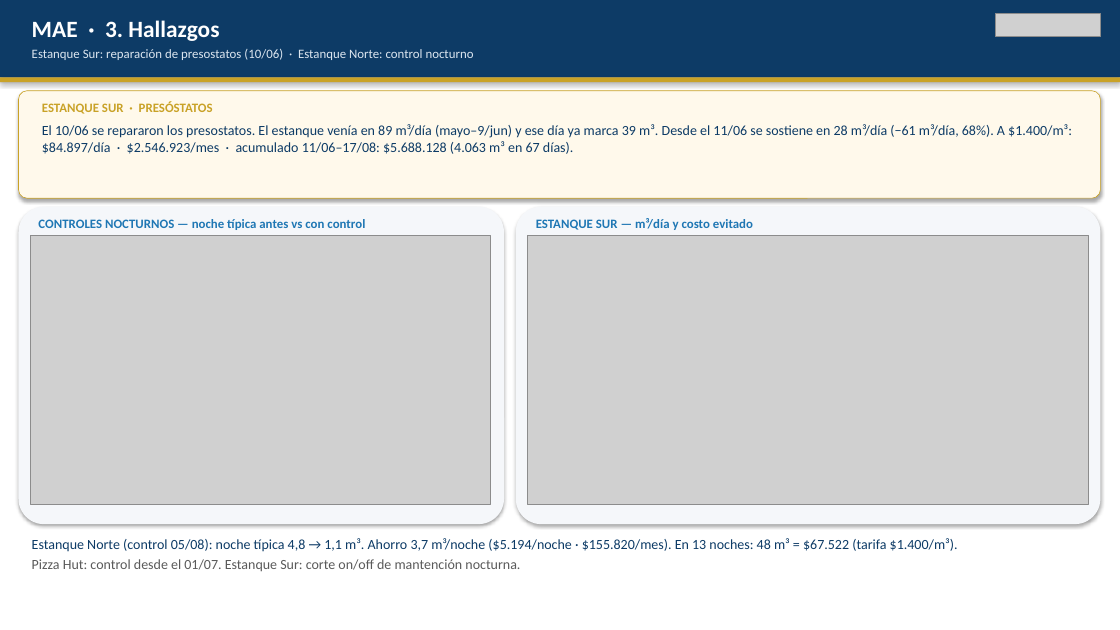
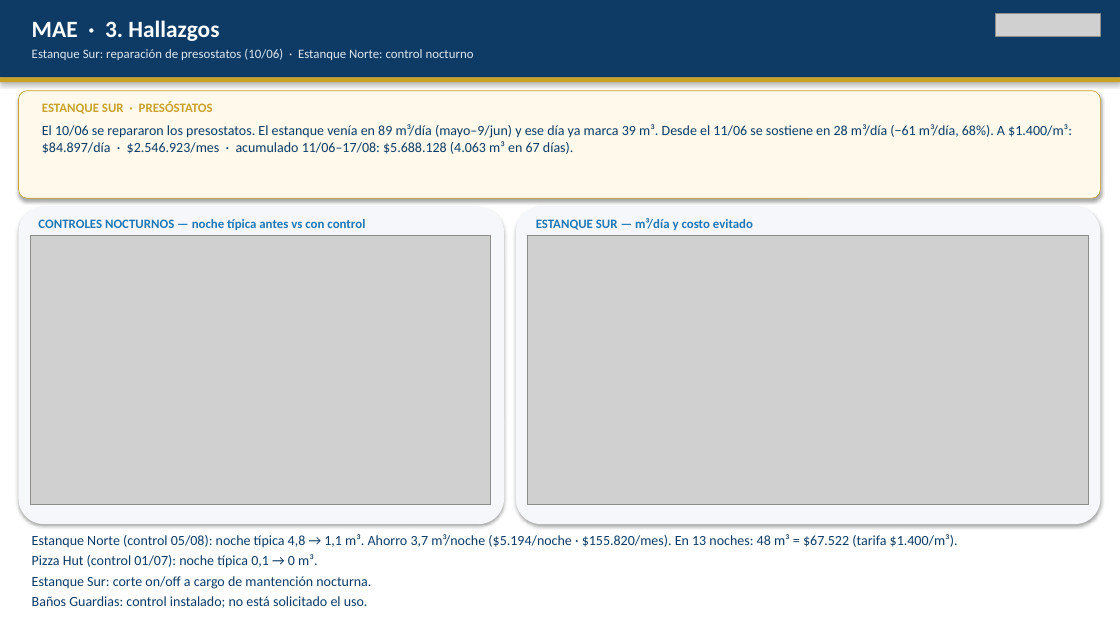
Before and after one commit to anibaloperacionesWes/wes-scripts, a slide deck: slide 4 of reports/Parque_Arauco/TMP_7MALLS/entrega_diego_anibal/Recorrido_ejecutivo_PA_MAE_20260817.pptx. Drawn at 1120x630 pixels with LibreOffice and Linux fonts; fonts in the diff are those of the drawing; grey boxes stand for pictures. Boxes give left, top, right and bottom in pixels: in the first picture for what was removed or moved away, otherwise in the second. Text is boxed around its words. In the diff, an @@ line names an element or a change of style, - is before the commit and + after.

```diff
--- a/reports/Parque_Arauco/TMP_7MALLS/entrega_diego_anibal/Recorrido_ejecutivo_PA_MAE_20260817.pptx
+++ b/reports/Parque_Arauco/TMP_7MALLS/entrega_diego_anibal/Recorrido_ejecutivo_PA_MAE_20260817.pptx
@@ text at bbox=[32, 554, 371, 608]: text changed; text colour #5A5A5A to #0D3B66 @@
-Pizza Hut: control desde el 01/07. Estanque Sur: corte on/off de mantención nocturna.
+Pizza Hut (control 01/07): noche típica 0,1 → 0 m³.
+Estanque Sur: corte on/off a cargo de mantención nocturna.
+Baños Guardias: control instalado; no está solicitado el uso.
```
Also in this commit, not shown: 2 other files.
